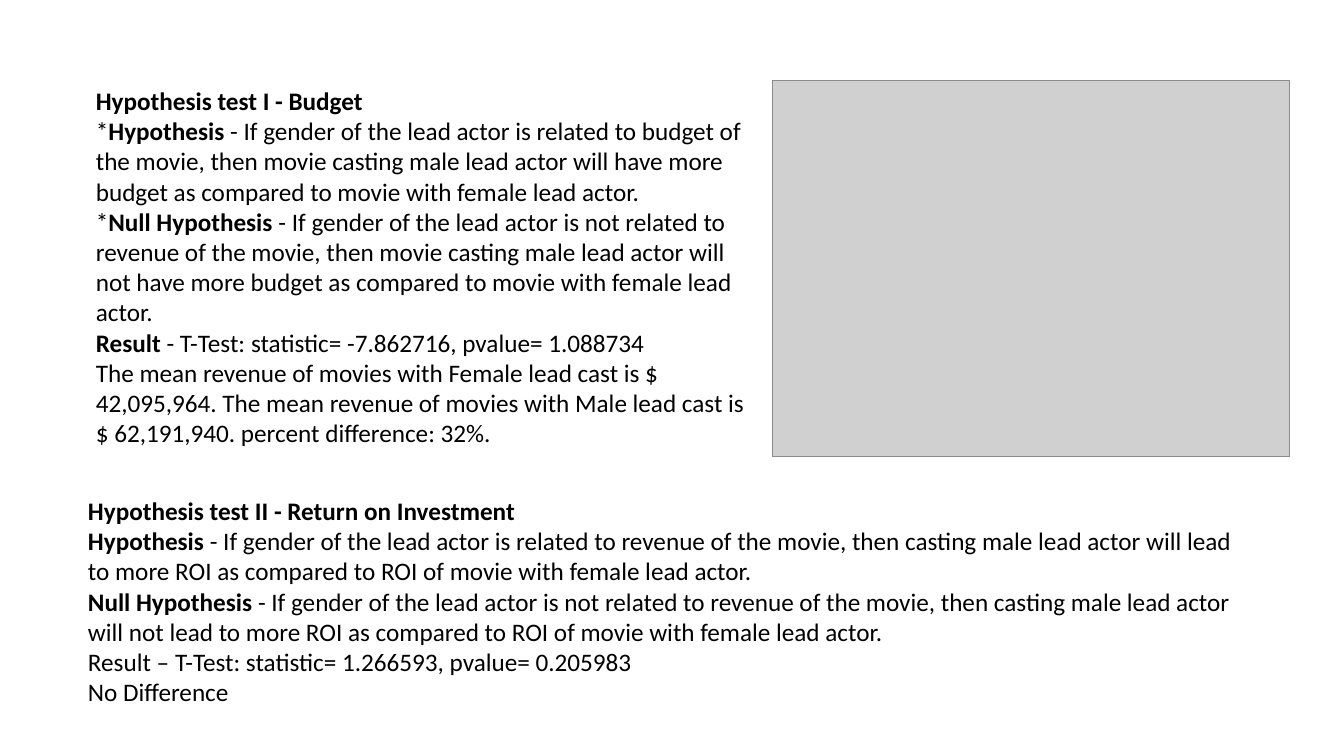
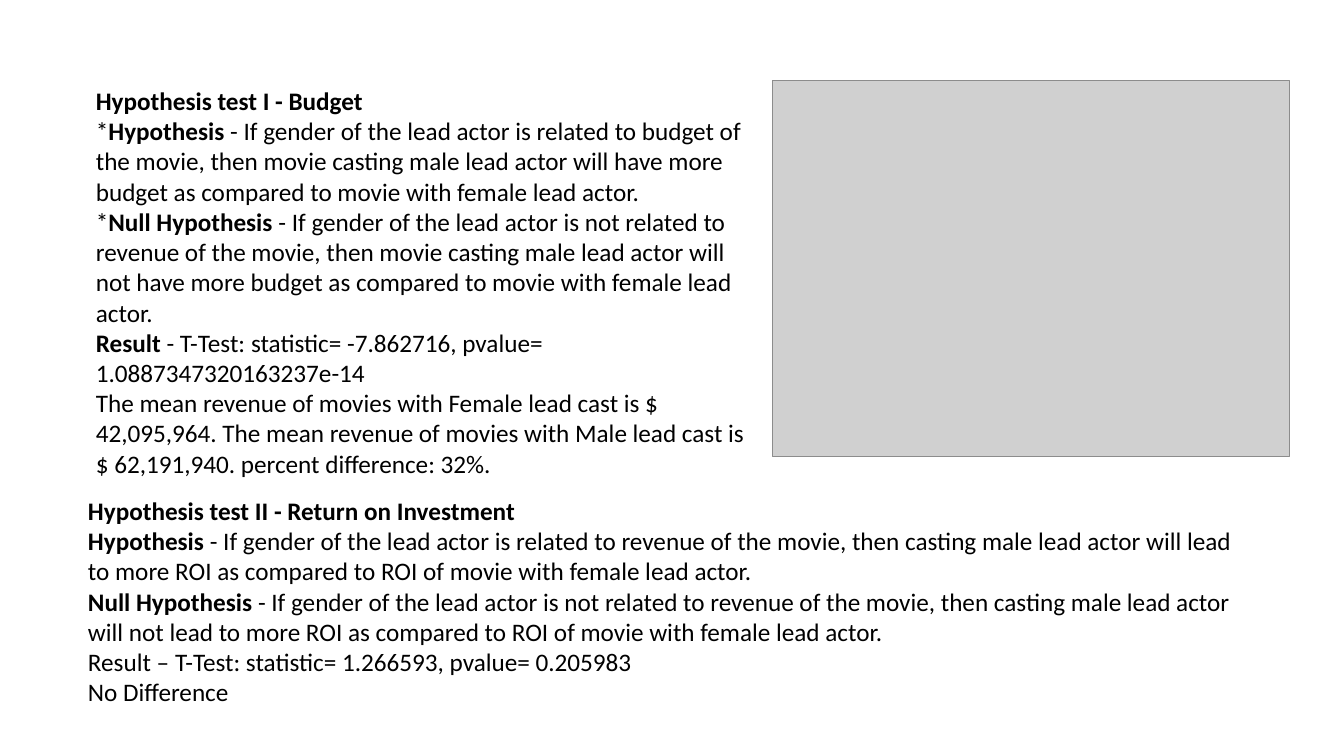
Before and after one commit to haidysedky/AnalyticsProject-UCI, a slide deck: slide 7 of Woman Lead.pptx. Drawn at 1344x756 pixels with LibreOffice and Linux fonts; fonts in the diff are those of the drawing; grey boxes stand for pictures. Boxes give left, top, right and bottom in pixels: in the first picture for what was removed or moved away, otherwise in the second. Text is boxed around its words. In the diff, an @@ line names an element or a change of style, - is before the commit and + after.

Commit message:
ppt

```diff
--- a/Woman Lead.pptx
+++ b/Woman Lead.pptx
@@ text at (96,334,542,383): text changed @@
-Result - T-Test: statistic= -7.862716, pvalue= 1.088734
+Result - T-Test: statistic= -7.862716, pvalue= 1.0887347320163237e-14
```
